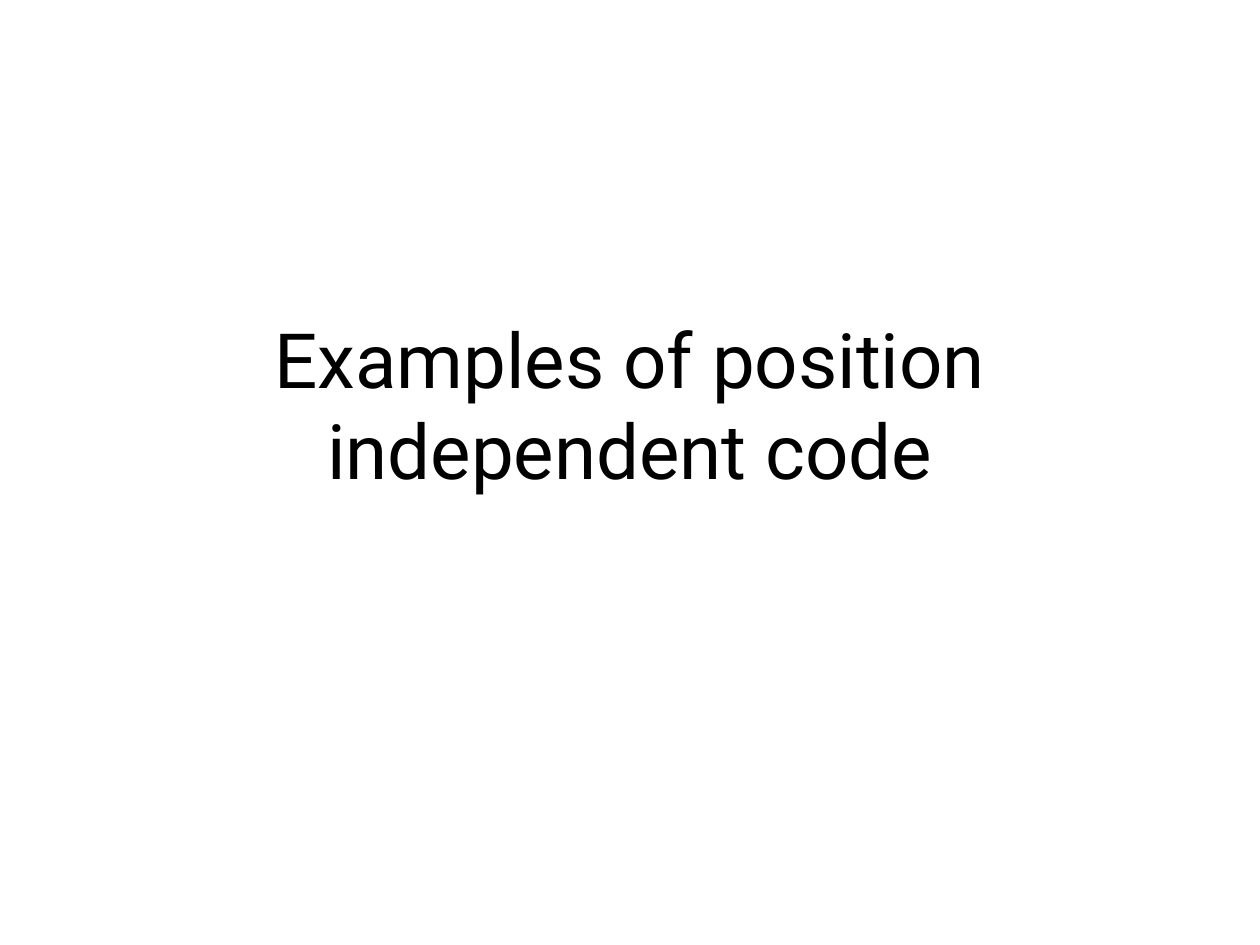
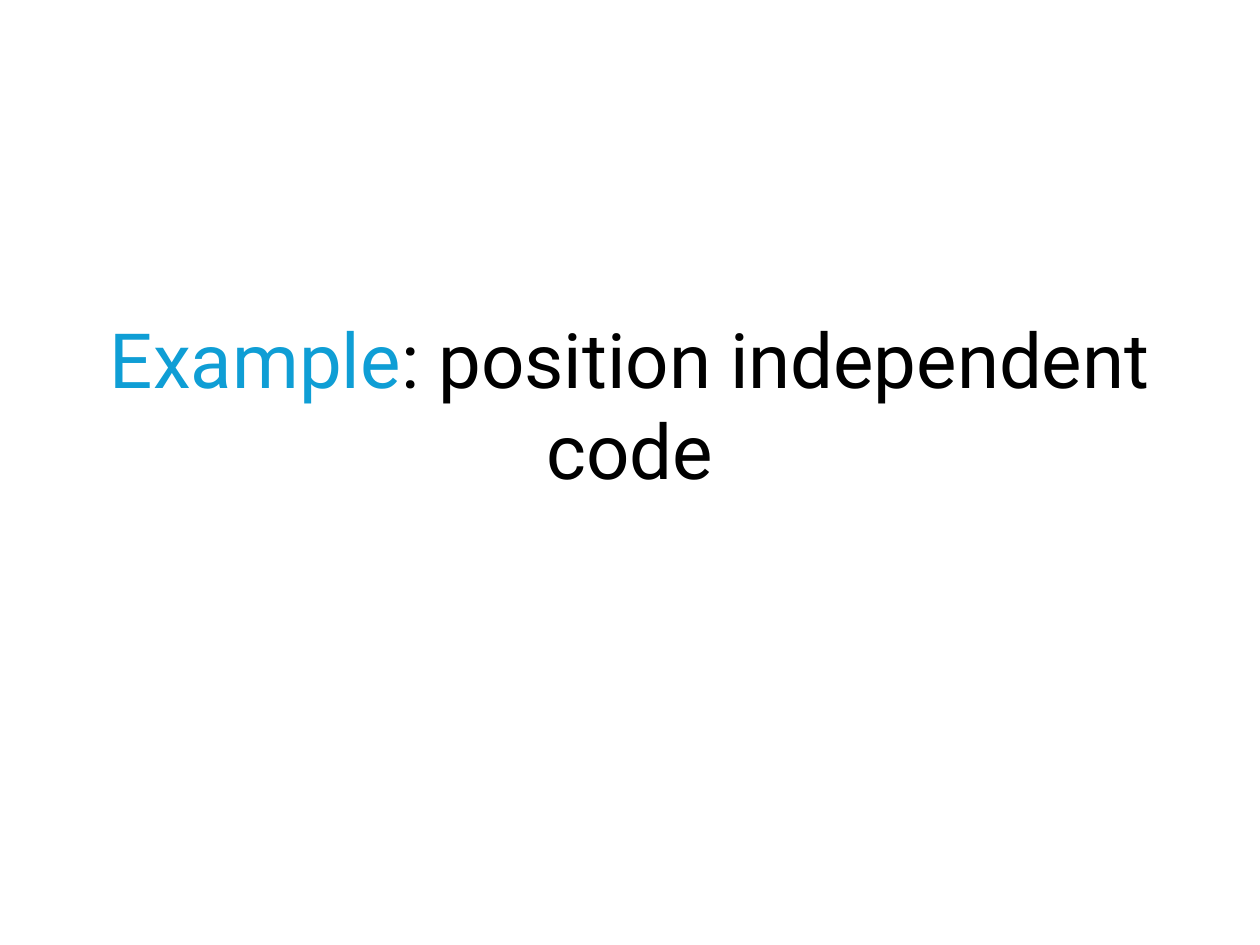
Before and after one commit to antonburtsev/cs5460, a slide deck: slide 109 of lectures/lecture05-linking-and-loading/lecture05-linking-and-loading.pptx (slide 110 before the commit). Drawn at 1260x945 pixels with LibreOffice and Linux fonts; fonts in the diff are those of the drawing. Boxes give left, top, right and bottom in pixels: in the first picture for what was removed or moved away, otherwise in the second. Text is boxed around its words. In the diff, an @@ line names an element or a change of style, - is before the commit and + after.

```diff
--- a/lectures/lecture05-linking-and-loading/lecture05-linking-and-loading.pptx
+++ b/lectures/lecture05-linking-and-loading/lecture05-linking-and-loading.pptx
@@ subtitle at (110, 331, 1149, 480): text changed @@
-Examples of position independent code
+Example: position independent code
```
Also in this commit, not shown: 42 other slides changed, 2 slides added, 2 slides removed, 2 other files.
